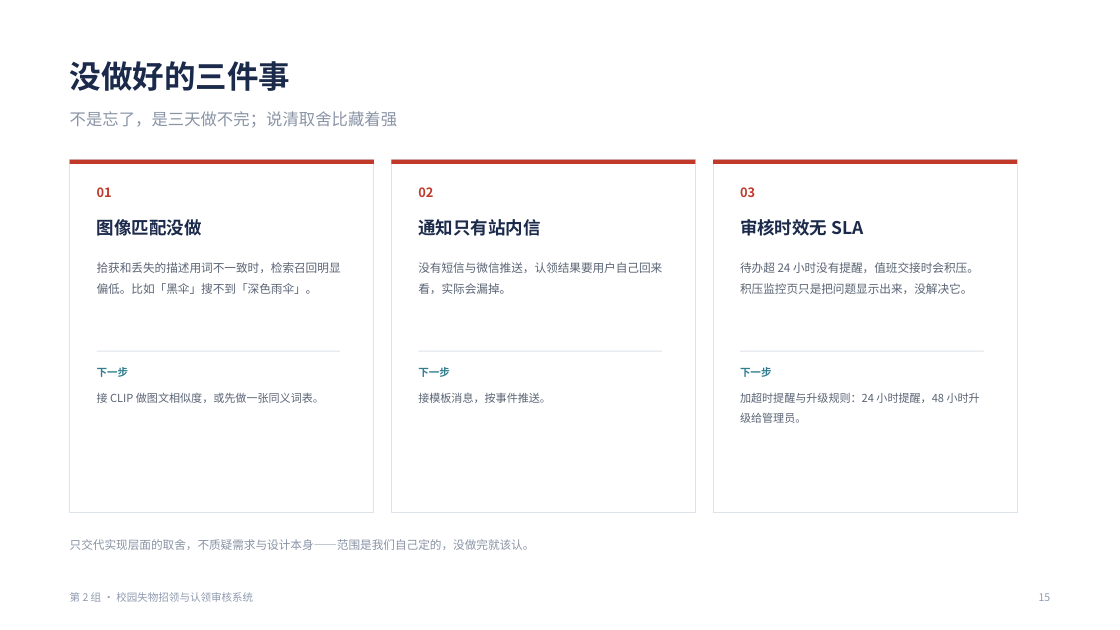
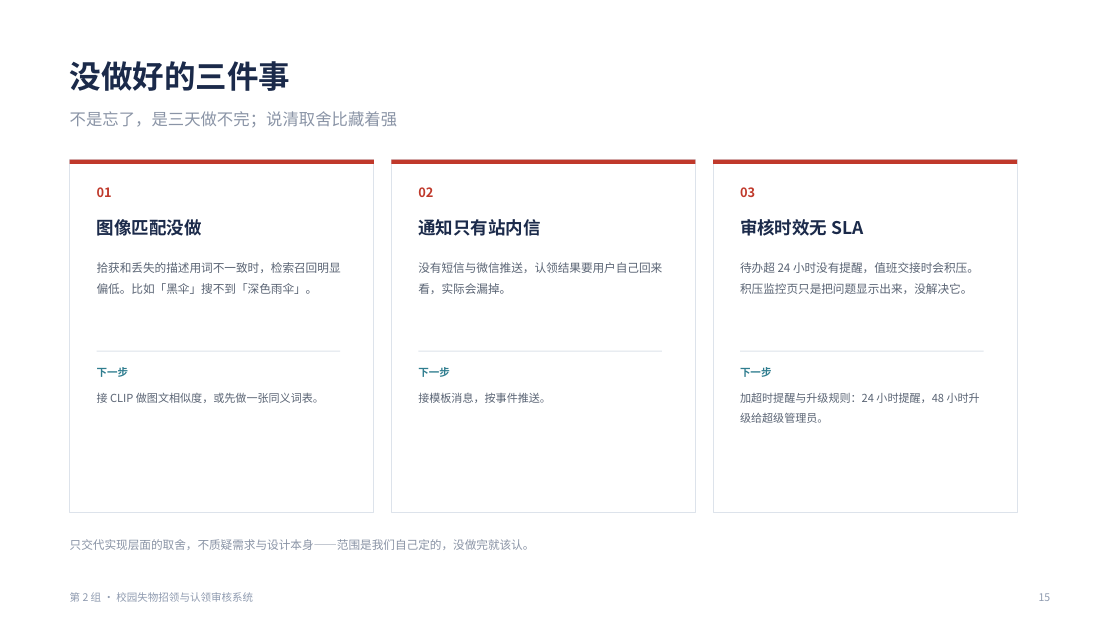
Before and after one commit to wbdgbkbdjsj/campus-lost-and-found, a slide deck: slide 15 of 校园失物招领-第2组/doc/25-答辩PPT-第2组.pptx. Drawn at 1120x630 pixels with LibreOffice and Linux fonts; fonts in the diff are those of the drawing. Boxes give left, top, right and bottom in pixels: in the first picture for what was removed or moved away, otherwise in the second. Text is boxed around its words. In the diff, an @@ line names an element or a change of style, - is before the commit and + after.

```diff
--- a/校园失物招领-第2组/doc/25-答辩PPT-第2组.pptx
+++ b/校园失物招领-第2组/doc/25-答辩PPT-第2组.pptx
@@ text at bbox=[740, 393, 980, 423]: text changed @@
-加超时提醒与升级规则：24 小时提醒，48 小时升级给管理员。
+加超时提醒与升级规则：24 小时提醒，48 小时升级给超级管理员。
```
Also in this commit, not shown: 7 other slides changed, 13 other files.
